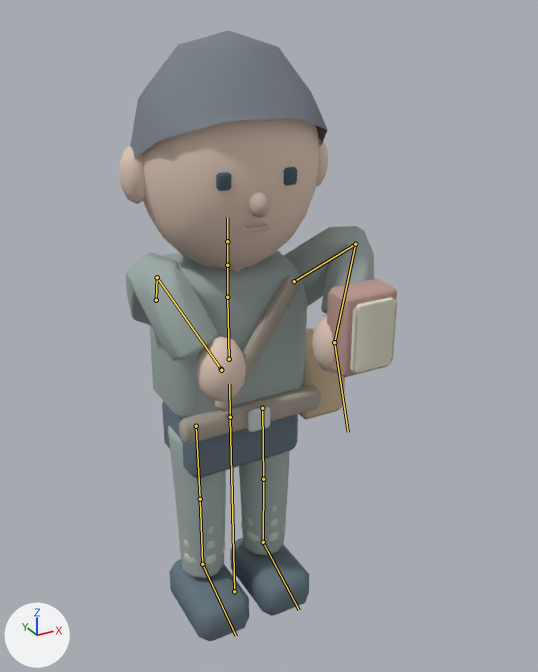
Renders of the glTF model Art/LowPolyKit/rigged/NPC_LOOK_006.glb from each side of a commit.
Rendered twice from a 50 mm lens placed at (-0.874, -1.838, 1.867), pointed at (0.074, -0.115, 1.005). The axes (+X, +Y, +Z) are drawn at lower left. The lights are the same throughout. The older version comes first. Both versions are drawn at frame 8 of the action 'NPC_Attack_DualPistol'; the numbers are the values there. The bones that bend it are drawn over the model as lines.

Names of what the first picture shows: 'SK_NPC_Accessory_01_Satchel', 'SK_NPC_Body_00_Male', 'SK_NPC_Feet_01_Shoes', 'SK_NPC_Hair_02_Crop', 'SK_NPC_Legs_02_Wrapped', 'SK_NPC_Prop_02_Ledger', 'SK_NPC_Top_00_Citizen'.
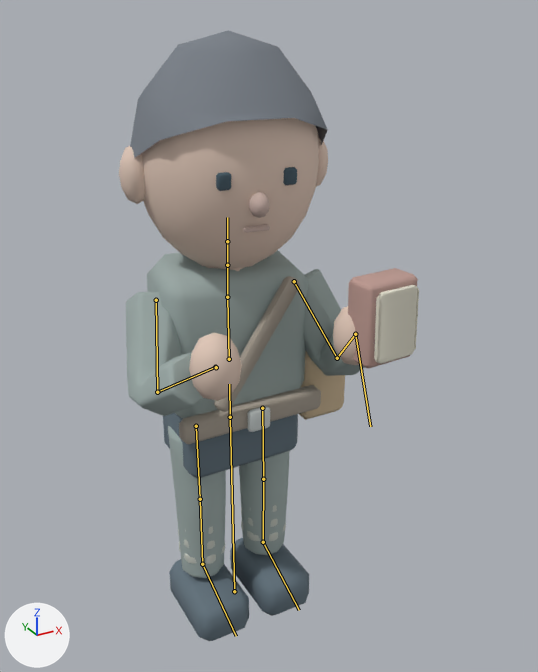
Boxes (x1, y1, x2, y2) around the edits, measured in the pictures (538 x 672 px):
'SK_NPC_Top_00_Citizen', posed (11% shorter): before (126, 226, 374, 444); after (126, 250, 365, 444)
'SK_NPC_Body_00_Male', posed (11% wider): before (119, 118, 337, 402); after (119, 118, 360, 401)
'SK_NPC_Prop_02_Ledger', posed: before (327, 279, 397, 377); after (348, 268, 419, 369)
bone 'upper_arm.L', root to tip: before (156, 300) to (157, 277); after (156, 300) to (157, 392)
bone 'forearm.L', root to tip: before (157, 277) to (221, 369); after (157, 392) to (215, 367)
bone 'hand.L', root to tip: before (221, 369) to (221, 371); after (215, 367) to (215, 369)
bone 'upper_arm.R', root to tip: before (294, 281) to (355, 244); after (294, 281) to (337, 358)
bone 'forearm.R', root to tip: before (355, 244) to (334, 342); after (337, 358) to (355, 334)
bone 'hand.R', root to tip: before (334, 342) to (348, 432); after (355, 334) to (370, 426)

Patch to the scene script:
```diff
--- a/Art/LowPolyKit/rigged/NPC_LOOK_006.glb.py
+++ b/Art/LowPolyKit/rigged/NPC_LOOK_006.glb.py
@@ bone_upper_arm_l @@
 bone_upper_arm_l = bpy.data.objects['RIG_NPC_Humanoid_v1'].pose.bones['upper_arm.L']  # child of 'chest'
-bone_upper_arm_l.rotation_quaternion = (-0.503, 0.566, 0.001, -0.653)  # degrees (-58, 48, 77)
+bone_upper_arm_l.rotation_quaternion = (-0.925, 0.361, 0.043, -0.112)  # degrees (-43, 0, 14)
@@ bone_forearm_l @@
 bone_forearm_l = bpy.data.objects['RIG_NPC_Humanoid_v1'].pose.bones['forearm.L']  # child of 'upper_arm.L'
-bone_forearm_l.rotation_quaternion = (0.512, 0.268, 0.393, -0.715)  # degrees (-28, 52, -122)
+bone_forearm_l.rotation_quaternion = (0.726, -0.646, -0.007, 0.235)  # degrees (-80, 17, 21)
@@ bone_hand_l @@
 bone_hand_l = bpy.data.objects['RIG_NPC_Humanoid_v1'].pose.bones['hand.L']  # child of 'forearm.L'
-bone_hand_l.rotation_quaternion = (0.901, 0.261, 0.033, 0.344)  # degrees (30, -7, 40)
+bone_hand_l.rotation_quaternion = (0.472, 0.851, 0.231, -0.004)  # degrees (125, 13, 24)
@@ bone_upper_arm_r @@
 bone_upper_arm_r = bpy.data.objects['RIG_NPC_Humanoid_v1'].pose.bones['upper_arm.R']  # child of 'chest'
-bone_upper_arm_r.rotation_quaternion = (-0.522, 0.42, 0.046, 0.741)  # degrees (-30, -42, -98)
+bone_upper_arm_r.rotation_quaternion = (-0.963, 0.241, 0.071, 0.092)  # degrees (-27, -10, -8)
@@ bone_forearm_r @@
 bone_forearm_r = bpy.data.objects['RIG_NPC_Humanoid_v1'].pose.bones['forearm.R']  # child of 'upper_arm.R'
-bone_forearm_r.rotation_quaternion = (0.407, 0.277, -0.376, 0.785)  # degrees (-33, -48, 140)
+bone_forearm_r.rotation_quaternion = (0.631, -0.731, 0.01, -0.26)  # degrees (-94, -22, -22)
@@ bone_hand_r @@
 bone_hand_r = bpy.data.objects['RIG_NPC_Humanoid_v1'].pose.bones['hand.R']  # child of 'forearm.R'
-bone_hand_r.rotation_quaternion = (0.911, 0.184, -0.01, -0.369)  # degrees (20, 7, -43)
+bone_hand_r.rotation_quaternion = (0.425, 0.874, -0.235, 0.001)  # degrees (131, -12, -25)
```
